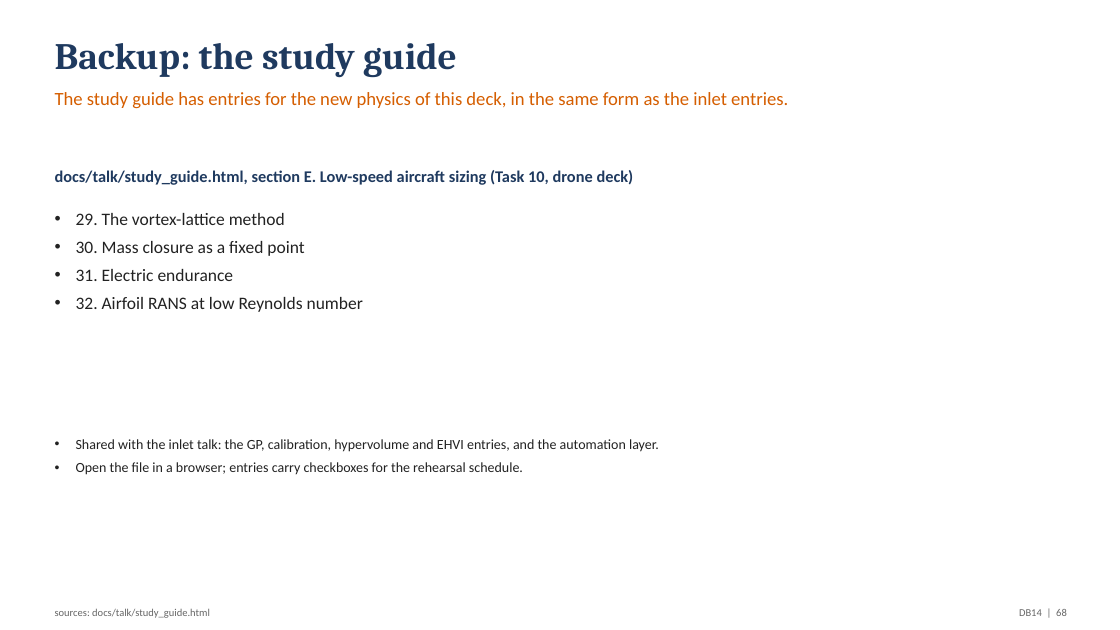
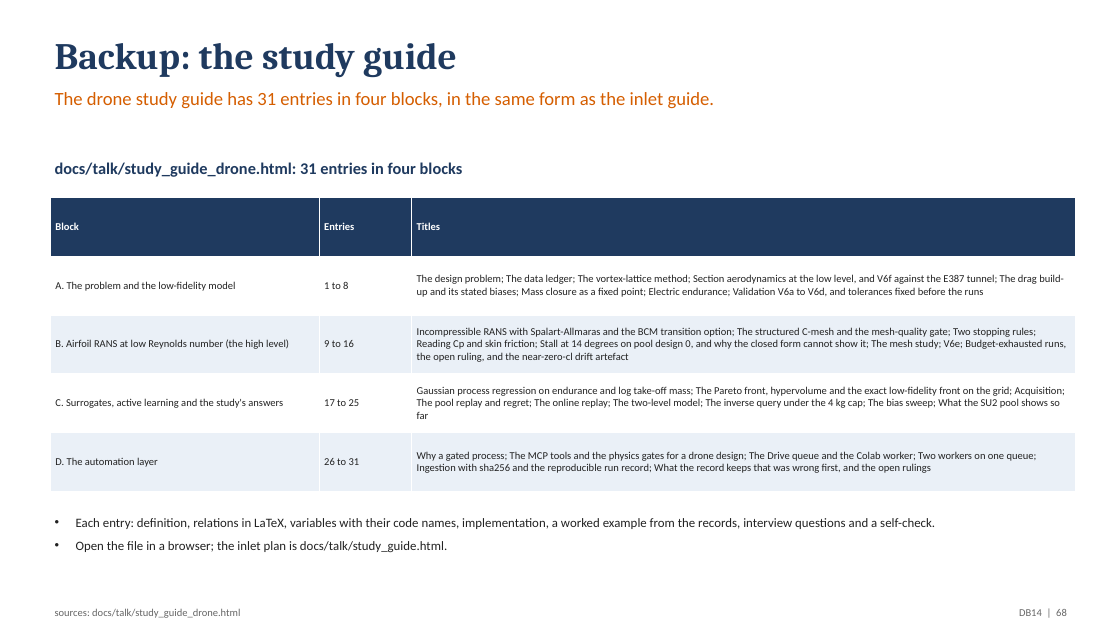
Before and after one commit to emarinhoss/ai-engineering, a slide deck: slide 68 of docs/talk/deck_drone.pptx. Drawn at 1120x630 pixels with LibreOffice and Linux fonts; fonts in the diff are those of the drawing. Boxes give left, top, right and bottom in pixels: in the first picture for what was removed or moved away, otherwise in the second. Text is boxed around its words. In the diff, an @@ line names an element or a change of style, - is before the commit and + after.

```diff
--- a/docs/talk/deck_drone.pptx
+++ b/docs/talk/deck_drone.pptx
@@ text at (55, 92, 715, 109): text changed @@
-The study guide has entries for the new physics of this deck, in the same form as the inlet entries.
+The drone study guide has 31 entries in four blocks, in the same form as the inlet guide.
@@ text at (55, 162, 463, 177): text changed @@
-docs/talk/study_guide.html, section E. Low-speed aircraft sizing (Task 10, drone deck)
+docs/talk/study_guide_drone.html: 31 entries in four blocks
@@ table added at (50, 197, 1075, 492), 5 rows, 3 columns @@
+Block | Entries | Titles
+A. The problem and the low-fidelity model | 1 to 8 | The design problem; The data ledger; The vortex-lattice method; Section aerodynamics at the low level, and V6f against the E387 tunnel; The drag build-up and its stated biases; Mass closure as a fixed point; Electric endurance; Validation V6a to V6d, and tolerances fixed before the runs
+B. Airfoil RANS at low Reynolds number (the high level) | 9 to 16 | Incompressible RANS with Spalart-Allmaras and the BCM transition option; The structured C-mesh and the mesh-quality gate; Two stopping rules; Reading Cp and skin friction; Stall at 14 degrees on pool design 0, and why the closed form cannot show it; The mesh study; V6e; Budget-exhausted runs, the open ruling, and the near-zero-cl drift artefact
+C. Surrogates, active learning and the study's answers | 17 to 25 | Gaussian process regression on endurance and log take-off mass; The Pareto front, hypervolume and the exact low-fidelity front on the grid; Acquisition; The pool replay and regret; The online replay; The two-level model; The inverse query under the 4 kg cap; The bias sweep; What the SU2 pool shows so far
+D. The automation layer | 26 to 31 | Why a gated process; The MCP tools and the physics gates for a drone design; The Drive queue and the Colab worker; Two workers on one queue; Ingestion with sha256 and the reproducible run record; What the record keeps that was wrong first, and the open rulings
@@ text removed at (76, 213, 363, 312) @@
-• 29. The vortex-lattice method
-• 30. Mass closure as a fixed point
-• 31. Electric endurance
-• 32. Airfoil RANS at low Reynolds number
@@ text at (76, 518, 935, 552): text changed; size 12 to 11 pt @@
-• Shared with the inlet talk: the GP, calibration, hypervolume and EHVI entries, and the automation layer.
-• Open the file in a browser; entries carry checkboxes for the rehearsal schedule.
+• Each entry: definition, relations in LaTeX, variables with their code names, implementation, a worked example from the records, interview questions and a self-check.
+• Open the file in a browser; the inlet plan is docs/talk/study_guide.html.
@@ text at (55, 608, 240, 618): text changed @@
-sources: docs/talk/study_guide.html
+sources: docs/talk/study_guide_drone.html
```
Also in this commit, not shown: 5 other files.
